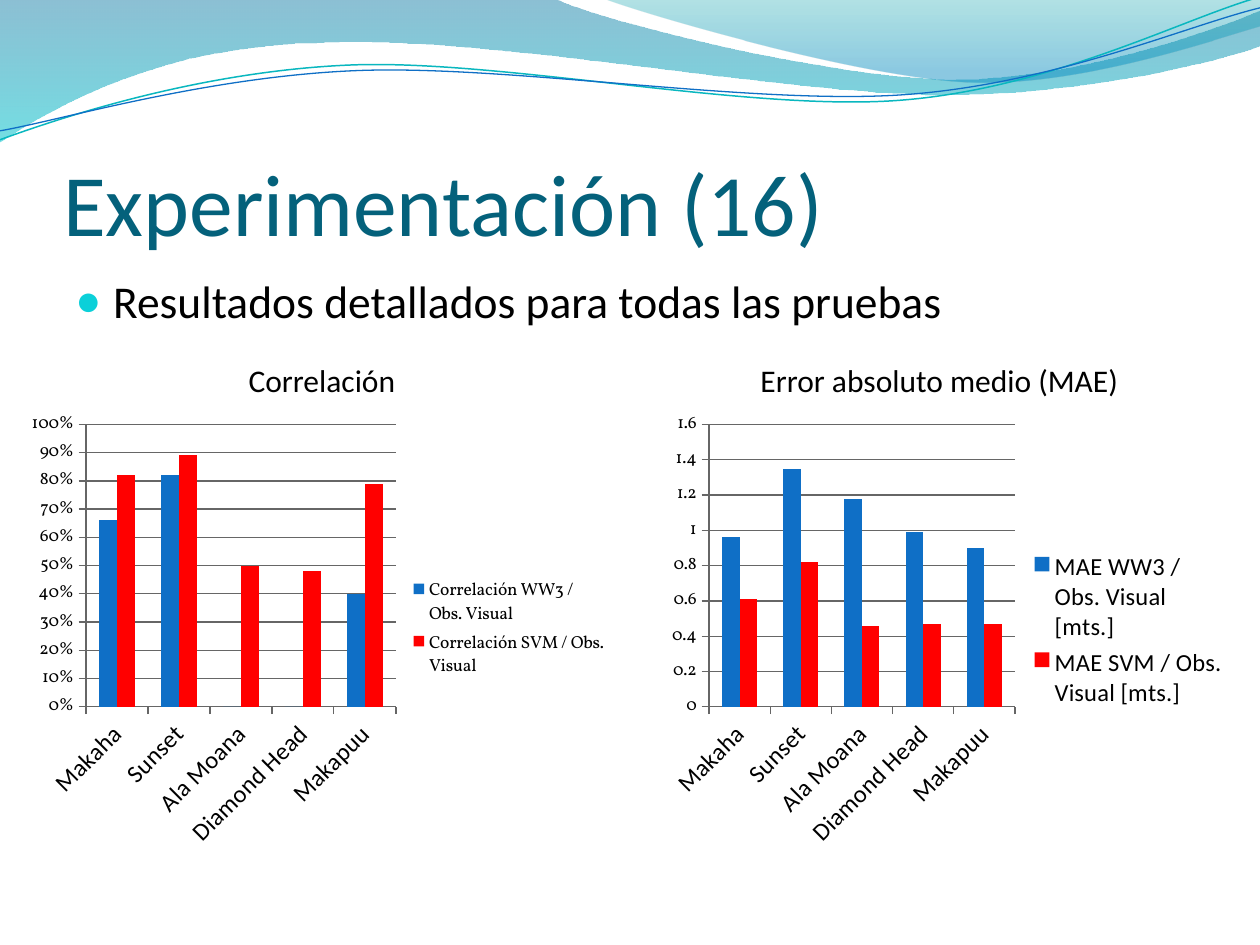
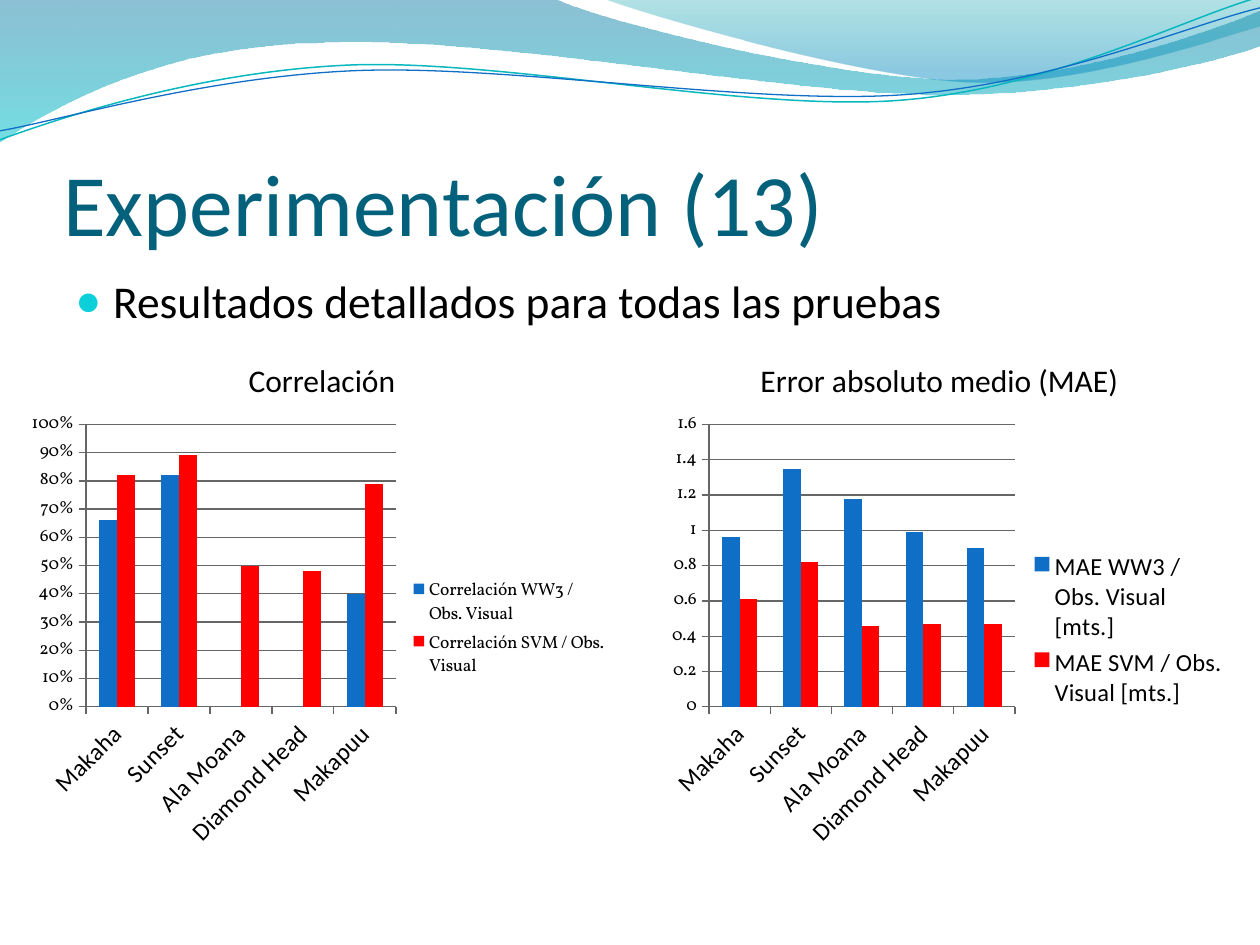
Before and after one commit to jaffadog/neuralito, a slide deck: slide 14 of neuralito/ArfGen/docs/Entregas/Informe Final/presentacion/maxi2.pptx (slide 17 before the commit). Drawn at 1260x945 pixels with LibreOffice and Linux fonts; fonts in the diff are those of the drawing; background and template pictures are left out. Boxes give left, top, right and bottom in pixels: in the first picture for what was removed or moved away, otherwise in the second. Text is boxed around its words. In the diff, an @@ line names an element or a change of style, - is before the commit and + after.

```diff
--- a/neuralito/ArfGen/docs/Entregas/Informe Final/presentacion/maxi2.pptx
+++ b/neuralito/ArfGen/docs/Entregas/Informe Final/presentacion/maxi2.pptx
@@ title at [63,172,823,250]: text changed @@
-Experimentación (16)
+Experimentación (13)
```
Also in this commit, not shown: 4 other slides changed, 2 slides added, 5 slides removed.
